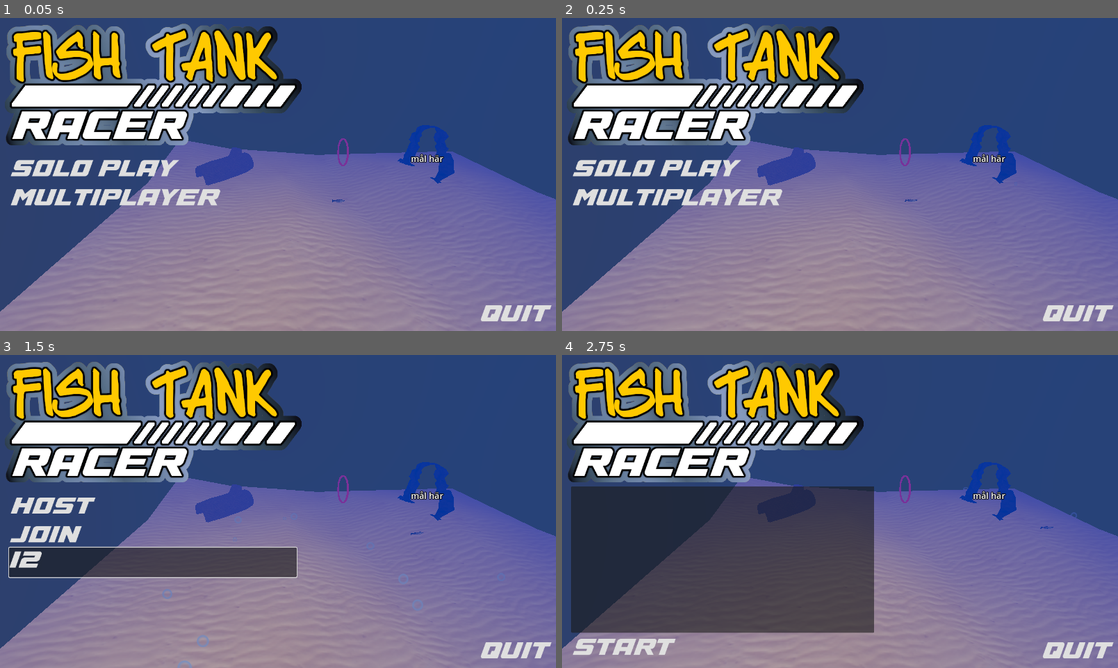
Above: before the commit, frames 1-4 (two rows, left to right).
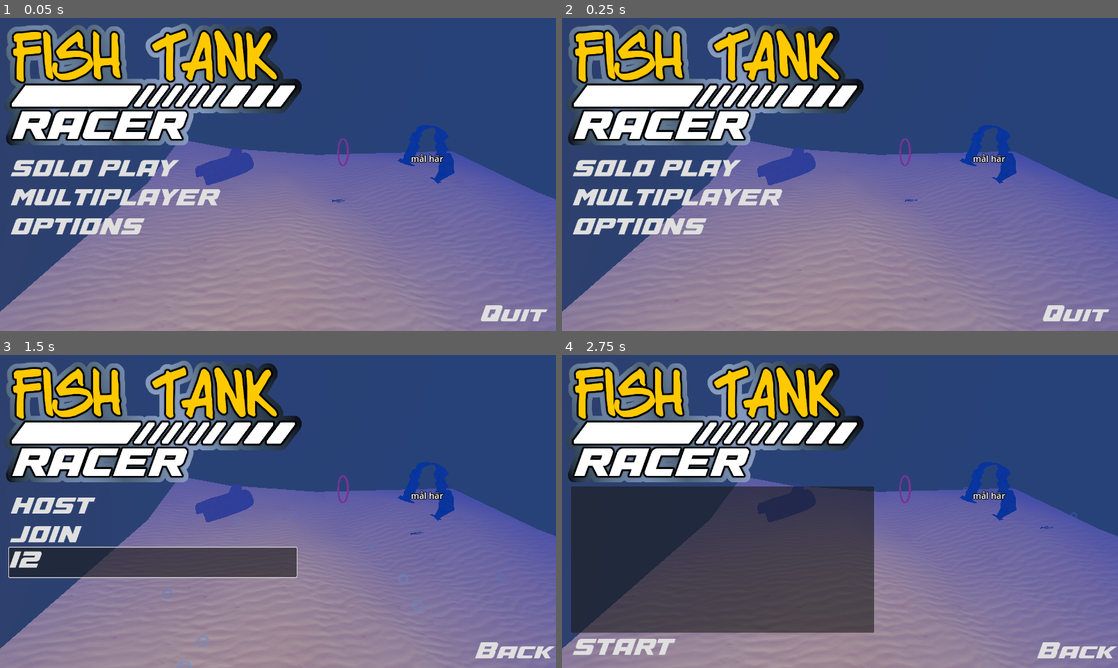
Above: after the commit, the same moments.

Repository: henkehedstrom/dj-scaled
Game: Godot game, scene res://Scenes/menu.tscn
Two runs of this game, one before a commit and one after it. Both use one fixed random seed, a clock stepped at 60 frames per second and the inputs below.
Inputs (mouse positions are in pixels of both pictures, inside the frame that each line leads up to):
- Up to frame 1 (0.05 s): no input
- Up to frame 2 (0.25 s): no input
- Up to frame 3 (1.5 s): click "MULTIPLAYER" at 0.5 s; click (155, 561) at 1.27 s; type "12" at 1.35 s
- Up to frame 4 (2.75 s): click "HOST" at 2 s

The runs differ from the first frame. In frame 1, 1.0% of the frame differs, in the area x 1-100%, y 64-97%; in frame 2, 1.0%; in frame 3, 0.4%; in frame 4, 0.4%.

Commit message:
*added non functional options menu *added some back logic

Diff:
--- a/Scenes/menu.gd
+++ b/Scenes/menu.gd
@@ -5,13 +5,21 @@
 
 signal player_connected(peer_id, player_info)
 
+@onready var main_menu :Control = $MainMenuControl
+@onready var multiplayer_menu: Control = $MultiplayerControl
+@onready var options_menu: Control  = $OptionsControl
+@onready var lobby_menu: Control = $LobbyControl
+
+var back = null
+var current_menu = main_menu
+@onready var quit_or_back_button = $QuitOrBackGameButton
+
+
+
 func _ready():
 	$Camera3D.current = true
 	Input.mouse_mode = Input.MOUSE_MODE_VISIBLE
-
-	$Control.visible = true
-	$MultiplayerControl.visible = false
-	$LobbyControl.visible = false
+	_show_menu(main_menu)
 	pass
 
 
@@ -20,7 +28,9 @@
 
 
 func _on_quit_game_button_pressed():
-	_quit_game()
+	_show_menu(back)
+	if back == null:
+		_quit_game()
 
 
 func _change_scene(change_to_scene : PackedScene):
@@ -38,8 +48,7 @@
 
 
 func _on_multiplayer_button_pressed():
-	$Control.visible = false
-	$MultiplayerControl.visible = true
+	_show_menu(multiplayer_menu)
 
 
 func _on_host_game_button_pressed():
@@ -50,8 +59,7 @@
 
 	multiplayer.multiplayer_peer = peer
 	print("started server")
-	$MultiplayerControl.visible = false
-	$LobbyControl.visible = true
+	_show_menu(lobby_menu)
 
 
 func _on_join_game_button_pressed():
@@ -71,9 +79,7 @@
 	print("started client")
 	multiplayer.peer_connected.connect(_on_player_connected)
 
-	$MultiplayerControl.visible = false
-	$LobbyControl.visible = true
-	$LobbyControl/StartGameButton.visible = false
+	_show_menu(lobby_menu)
 
 func _on_player_connected(id : int):
 	_register_player.rpc_id(id, player_info)
@@ -95,3 +101,24 @@
 
 	if multiplayer.get_unique_id() == 1:
 		_host_announce.rpc_id(new_player_id)
+
+
+func _on_options_button_pressed():
+	_show_menu(options_menu)
+
+
+func _show_menu(menu:Control):
+	back = current_menu #TODO: This does not always work, you can get stuck in a loop :)
+	current_menu = menu
+	_make_all_menus_invisible()
+	if menu == main_menu:
+		quit_or_back_button.text = "Quit"
+	else:
+		quit_or_back_button.text = "Back"
+	menu.visible = true
+
+func _make_all_menus_invisible():
+	main_menu.visible = false
+	multiplayer_menu.visible = false
+	options_menu.visible = false
+	lobby_menu.visible = false
--- a/Scenes/menu.tscn
+++ b/Scenes/menu.tscn
@@ -20,7 +20,7 @@
 offset_bottom = 293.0
 texture = ExtResource("3_3jtjk")
 
-[node name="Control" type="Control" parent="."]
+[node name="MainMenuControl" type="Control" parent="."]
 layout_mode = 3
 anchors_preset = 0
 offset_left = 24.0
@@ -28,7 +28,7 @@
 offset_right = 24.0
 offset_bottom = 318.0
 
-[node name="SoloPlayButton" type="Button" parent="Control"]
+[node name="SoloPlayButton" type="Button" parent="MainMenuControl"]
 layout_mode = 0
 offset_right = 405.0
 offset_bottom = 68.0
@@ -37,7 +37,7 @@
 flat = true
 alignment = 0
 
-[node name="MultiplayerButton" type="Button" parent="Control"]
+[node name="MultiplayerButton" type="Button" parent="MainMenuControl"]
 layout_mode = 0
 offset_top = 67.0
 offset_right = 405.0
@@ -47,7 +47,18 @@
 flat = true
 alignment = 0
 
+[node name="OptionsButton" type="Button" parent="MainMenuControl"]
+layout_mode = 0
+offset_top = 134.0
+offset_right = 486.0
+offset_bottom = 202.0
+theme = ExtResource("4_c10h6")
+text = "OPTIONS"
+flat = true
+alignment = 0
+
 [node name="MultiplayerControl" type="Control" parent="."]
+visible = false
 layout_mode = 3
 anchors_preset = 0
 offset_left = 24.0
@@ -84,7 +95,51 @@
 theme = ExtResource("4_c10h6")
 placeholder_text = "HOST IP"
 
+[node name="OptionsControl" type="Control" parent="."]
+visible = false
+layout_mode = 3
+anchors_preset = 0
+offset_left = 24.0
+offset_top = 318.0
+offset_right = 24.0
+offset_bottom = 318.0
+
+[node name="InvertXAxisCheckbox" type="CheckBox" parent="OptionsControl"]
+layout_mode = 0
+offset_left = 505.0
+offset_top = 8.0
+offset_right = 529.0
+offset_bottom = 32.0
+scale = Vector2(2, 2.066)
+
+[node name="InvertXAxisLabel" type="Label" parent="OptionsControl"]
+layout_mode = 0
+offset_left = -6.0
+offset_top = 4.0
+offset_right = 176.0
+offset_bottom = 67.0
+theme = ExtResource("4_c10h6")
+text = "Invert X-axis"
+
+[node name="InvertXAxisCheckbox2" type="CheckBox" parent="OptionsControl"]
+layout_mode = 0
+offset_left = 505.0
+offset_top = 78.0
+offset_right = 529.0
+offset_bottom = 102.0
+scale = Vector2(2, 2.066)
+
+[node name="InvertXAxisLabel2" type="Label" parent="OptionsControl"]
+layout_mode = 0
+offset_left = -6.0
+offset_top = 74.0
+offset_right = 495.0
+offset_bottom = 137.0
+theme = ExtResource("4_c10h6")
+text = "Invert Y-axis"
+
 [node name="LobbyControl" type="Control" parent="."]
+visible = false
 layout_mode = 3
 anchors_preset = 0
 offset_left = 24.0
@@ -110,7 +165,7 @@
 offset_bottom = 321.0
 theme = ExtResource("4_c10h6")
 
-[node name="QuitGameButton" type="Button" parent="."]
+[node name="QuitOrBackGameButton" type="Button" parent="."]
 anchors_preset = 3
 anchor_left = 1.0
 anchor_top = 1.0
@@ -125,8 +180,9 @@
 flat = true
 alignment = 0
 
-[connection signal="pressed" from="Control/SoloPlayButton" to="." method="_on_solo_play_button_pressed"]
-[connection signal="pressed" from="Control/MultiplayerButton" to="." method="_on_multiplayer_button_pressed"]
+[connection signal="pressed" from="MainMenuControl/SoloPlayButton" to="." method="_on_solo_play_button_pressed"]
+[connection signal="pressed" from="MainMenuControl/MultiplayerButton" to="." method="_on_multiplayer_button_pressed"]
+[connection signal="pressed" from="MainMenuControl/OptionsButton" to="." method="_on_options_button_pressed"]
 [connection signal="pressed" from="MultiplayerControl/HostGameButton" to="." method="_on_host_game_button_pressed"]
 [connection signal="pressed" from="MultiplayerControl/JoinGameButton" to="." method="_on_join_game_button_pressed"]
-[connection signal="pressed" from="QuitGameButton" to="." method="_on_quit_game_button_pressed"]
+[connection signal="pressed" from="QuitOrBackGameButton" to="." method="_on_quit_game_button_pressed"]
Not shown: 1 places in Scenes/menu.tscn that only renumber resources
